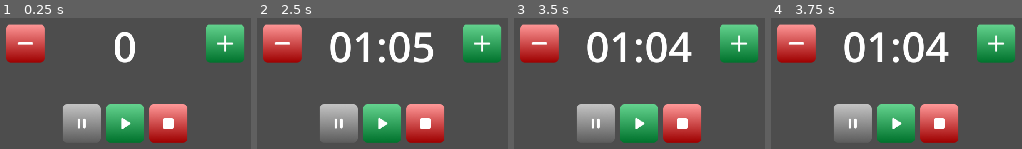
Above: before the commit, frames 1-4 (left to right).
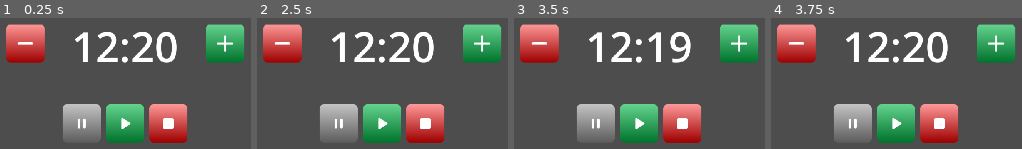
Above: after the commit, the same moments.

Repository: justkuzan/pomodoro-timer
Game: Godot game, scene res://Scenes/All Timers/all_timers_general_scene.tscn
The game is run twice, just before and just after one commit, with the same random seed, the same clock (stepped at 60 frames per second) and the same inputs.
Inputs (mouse positions are in pixels of both pictures, inside the frame that each line leads up to):
- Up to frame 1 (0.25 s): no input
- Up to frame 2 (2.5 s): click (382, 124) at 0.5 s; click (382, 124) at 1.25 s; click (282, 42) at 2 s
- Up to frame 3 (3.5 s): click (739, 42) at 2.75 s
- Up to frame 4 (3.75 s): click (939, 124) at 3.5 s

The runs differ from the first frame. In frame 1, 4.4% of the frame differs, in the area x 29-71%, y 10-35%; in frame 2, 3.9%; in frame 3, 4.7%; in frame 4, 4.3%.

Commit message:
Refactor timer architecture and finalize controls
Moved timer logic from Main to Timer script (internal methods: start, stop, pause).

Play: Starts the timer.

Pause: Pauses the countdown.

Stop: Stops and resets to user-defined values.

Main scene now acts as a controller, triggering Timer methods via buttons.

Diff:
--- a/Scenes/All Timers/all_timers_general_scene.gd
+++ b/Scenes/All Timers/all_timers_general_scene.gd
@@ -6,33 +6,34 @@
 enum State { STOPPED, RUNNING, PAUSED }
 var state: State = State.STOPPED
 
+var user_minutes: int = 12
+var user_seconds: int = 20
+
 
 func _ready() -> void:
+	set_time_in_timer()
 	pass
 
 
-#func _process(delta: float) -> void:
-	#pass
+func set_time_in_timer() -> void:
+	work_timer.set_time(user_minutes, user_seconds)
+	pass
 
 
 func _on_timer_controls_running() -> void:
 	print("Плей нажат!")
-	work_timer.timer.start()
+	work_timer.timer_started()
 
 
 func _on_timer_controls_stopped() -> void:
 	print("Стоп нажат!")
-	timer_reset()
+	work_timer.timer_stopped()
+	work_timer.set_time(user_minutes, user_seconds)
 
-
-func timer_reset() -> void:
-	work_timer.timer.stop()
-	work_timer.timer_minutes_set = 1
-	work_timer.timer_seconds_set = 5
 
 func _on_timer_controls_paused() -> void:
 	print("Пауза нажата!")
-	work_timer.timer.stop()
+	work_timer.timer_paused()
 
 
 func _on_work_timer_scene_timer_finished() -> void:
--- a/Scenes/Work Timer/work_timer.gd
+++ b/Scenes/Work Timer/work_timer.gd
@@ -3,18 +3,34 @@
 @onready var timer: Timer = $work_timer
 @onready var time_counter: Label = $time_counter
 
-var timer_minutes_set: int = 1
-var timer_seconds_set: int = 5
-var minutes: int = 0
-var seconds: int = 0
+var minutes: int
+var seconds: int
 
 signal timer_finished
 
 func _ready() -> void:
-	seconds = timer_seconds_set
-	minutes = timer_minutes_set
+	set_time()
 	print("Timer is started")
 	pass
+
+
+func set_time(set_minutes: int = 25, set_seconds: int = 0) -> void:
+	minutes = set_minutes
+	seconds = set_seconds
+	time_counter.text = "%02d:%02d" % [minutes, seconds]
+
+
+func timer_started() -> void:
+	timer.start()
+
+
+func timer_stopped() -> void:
+	timer.stop()
+
+
+func timer_paused() -> void:
+	timer.stop()
+
 
 func _on_work_timer_timeout() -> void:
 	print("1 second has passed")
@@ -23,7 +39,7 @@
 	if minutes <= 0 and seconds <= 0:
 		print("Timer is ended")
 		emit_signal("timer_finished")
-		timer.stop()
+		timer_stopped()
 		return
 
 	if seconds > 0:
